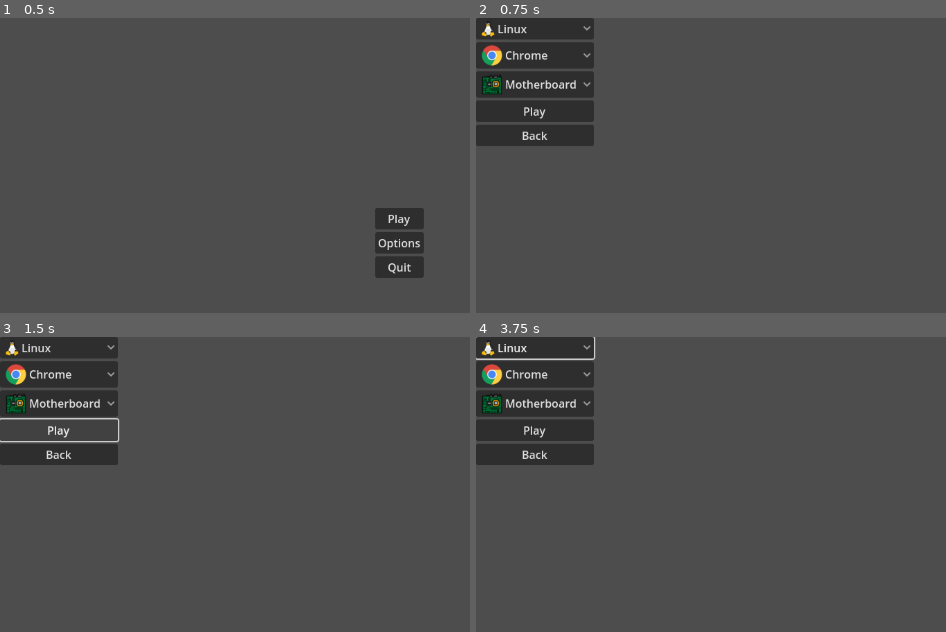
Above: before the commit, frames 1-4 (two rows, left to right).
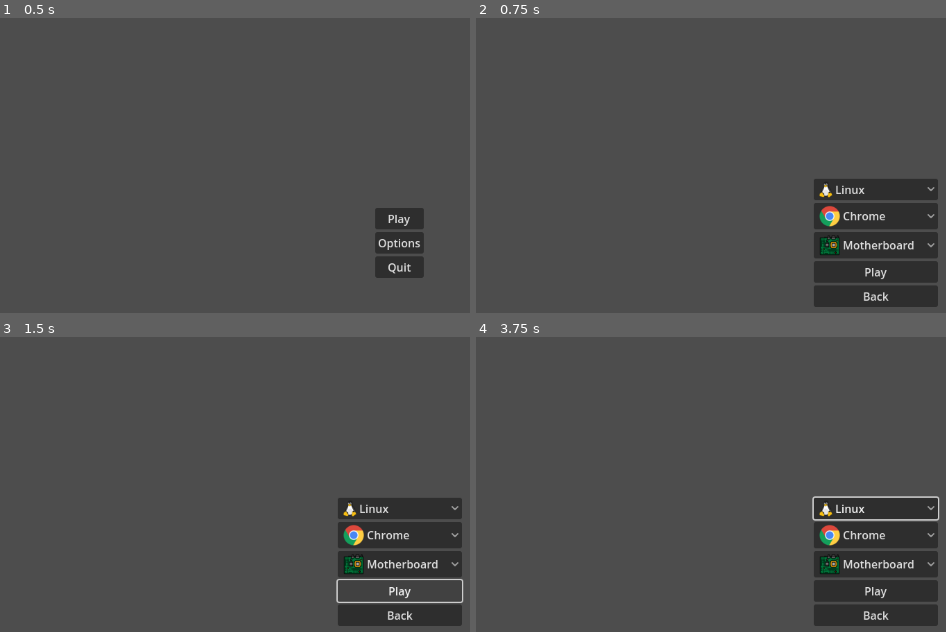
Above: after the commit, the same moments.

Repository: rutesantos4/ram-killer-scale-game-off-2023
Game: Godot game, scene res://main_menu.tscn
The game is run twice, just before and just after one commit, with the same random seed, the same clock (stepped at 60 frames per second) and the same inputs.
Inputs:
- Up to frame 1 (0.5 s): no input
- Up to frame 2 (0.75 s): click "Play" at 0.5 s
- Up to frame 3 (1.5 s): click "Play" at 1.25 s
- Up to frame 4 (3.75 s): click "Play" at 2 s; click "Linux" at 2.75 s; click "Chrome" at 3.5 s

Frame 1 is identical in both runs. In frame 2, 19% of the frame differs, in the area x 0-99%, y 0-98%; in frame 3, 17%; in frame 4, 20%.

Commit message:
style: center selection menu

Diff:
--- a/selection_menu.tscn
+++ b/selection_menu.tscn
@@ -17,9 +17,18 @@
 script = ExtResource("1_govjd")
 
 [node name="MarginContainer" type="MarginContainer" parent="."]
-layout_mode = 0
-offset_right = 40.0
-offset_bottom = 40.0
+layout_mode = 1
+anchors_preset = 8
+anchor_left = 0.5
+anchor_top = 0.5
+anchor_right = 0.5
+anchor_bottom = 0.5
+offset_left = -89.5
+offset_top = -75.0
+offset_right = 89.5
+offset_bottom = 75.0
+grow_horizontal = 2
+grow_vertical = 2
 
 [node name="VBoxContainer" type="VBoxContainer" parent="MarginContainer"]
 layout_mode = 2
Not shown: 1 places in selection_menu.tscn that only renumber resources
